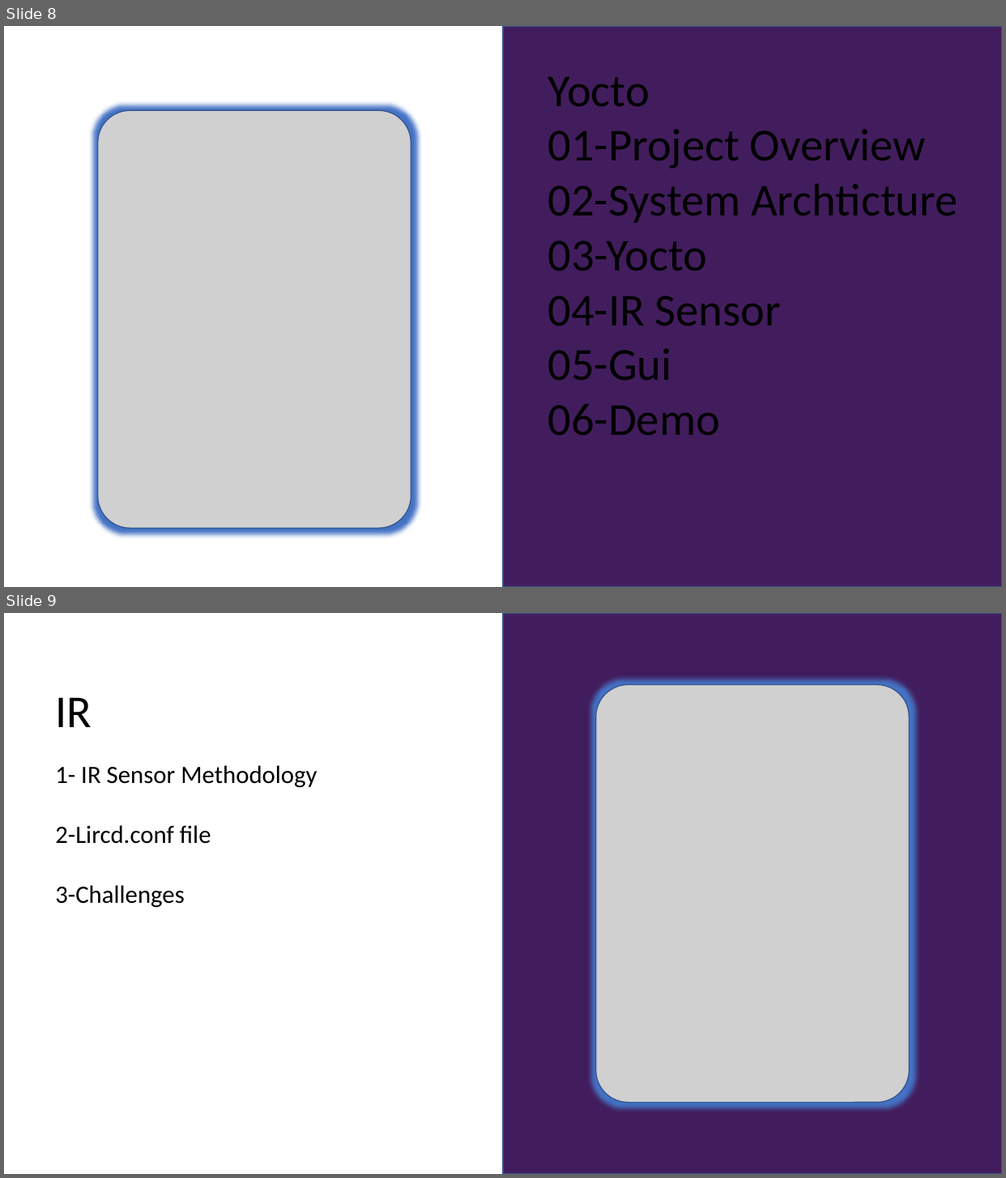
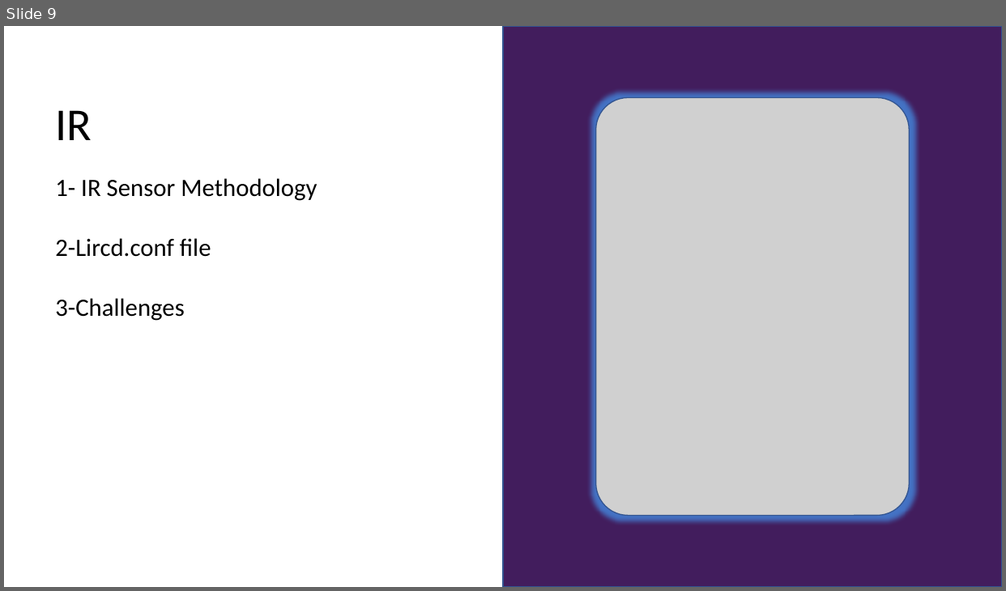
Before and after one commit to YasmenEhab/Music-Player-Application-, a slide deck: project.pptx. Shown one above the other, each under a label of ours: slides 8 and 9 before the commit, slide 9 after it. The pictures are 1006x1178 and 1006x591 pixels, drawn with LibreOffice and Linux fonts; fonts in the diff are those of the drawing; grey boxes stand for pictures. Boxes give left, top, right and bottom in pixels: in the first picture for what was removed or moved away, otherwise in the second. Text is boxed around its words. In the diff, an @@ line names an element or a change of style, - is before the commit and + after.

```diff
--- a/project.pptx
+++ b/project.pptx
@@ slide 8 removed at box(4, 26, 1002, 587), background #FFFFFF @@
@@ rectangle removed at box(503, 26, 1002, 587) @@
@@ text removed at box(548, 77, 957, 435) @@
-Yocto
-01-Project Overview
-02-System Archticture
-03-Yocto
-04-IR Sensor
-05-Gui
-06-Demo
@@ picture removed at box(98, 110, 411, 528) @@
```
Also in this commit, not shown: 3 slides changed, 3 slides added.
